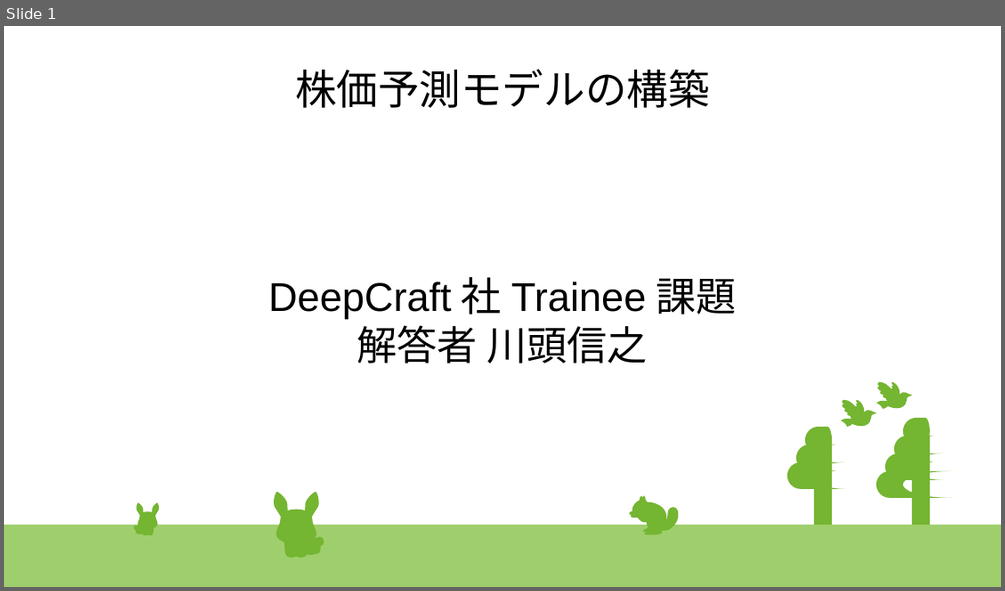
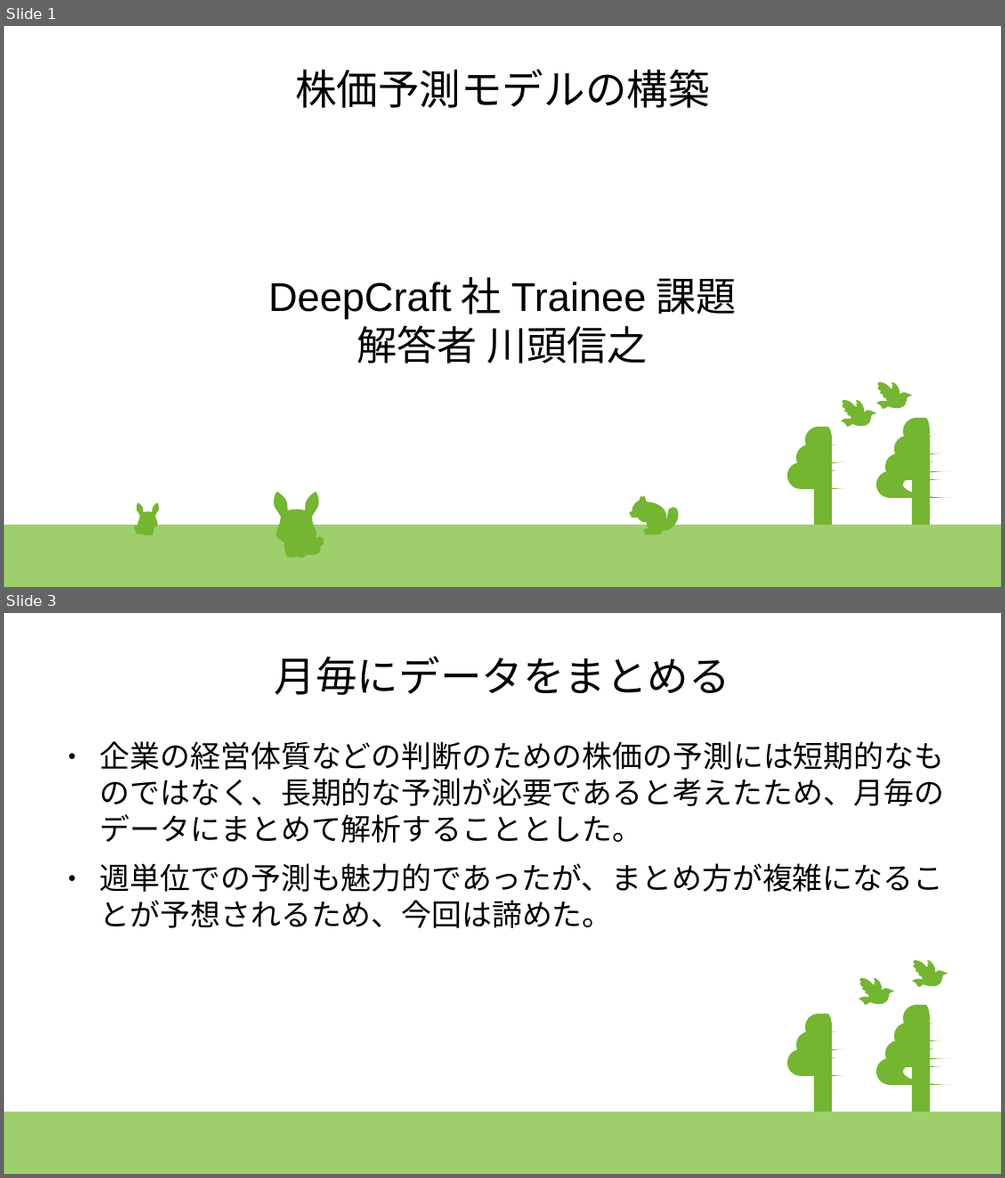
Before and after one commit to kawagashira/deepcraft, a slide deck: time_series/time_series.pptx. Shown one above the other, each under a label of ours: slide 1 before the commit, slides 1 and 3 after it; the slides between them are not shown. The pictures are 1005x591 and 1005x1178 pixels, drawn with LibreOffice and Linux fonts; fonts in the diff are those of the drawing. Boxes give left, top, right and bottom in pixels: in the first picture for what was removed or moved away, otherwise in the second. Text is boxed around its words. In the diff, an @@ line names an element or a change of style, - is before the commit and + after.

```diff
--- a/time_series/time_series.pptx
+++ b/time_series/time_series.pptx
@@ slide 3 added at bbox=[4, 613, 1001, 1174], background #FFFFFF; not listed: 10 template elements that a slide beside it also shows @@
@@ title added at bbox=[275, 656, 730, 695], 33 pt, text #000000 @@
+月毎にデータをまとめる
@@ text added at bbox=[100, 741, 944, 928], 24 pt, text #000000 @@
+● 企業の経営体質などの判断のための株価の予測には短期的なものではなく、長期的な予測が必要であると考えたため、月毎のデータにまとめて解析することとした。
+● 週単位での予測も魅力的であったが、まとめ方が複雑になることが予想されるため、今回は諦めた。
@@ group added at bbox=[912, 960, 947, 988]: 8 freeform shapes @@
@@ group added at bbox=[858, 979, 894, 1005]: 8 freeform shapes @@
```
Also in this commit, not shown: 2 other slides added, 2 slides removed.
